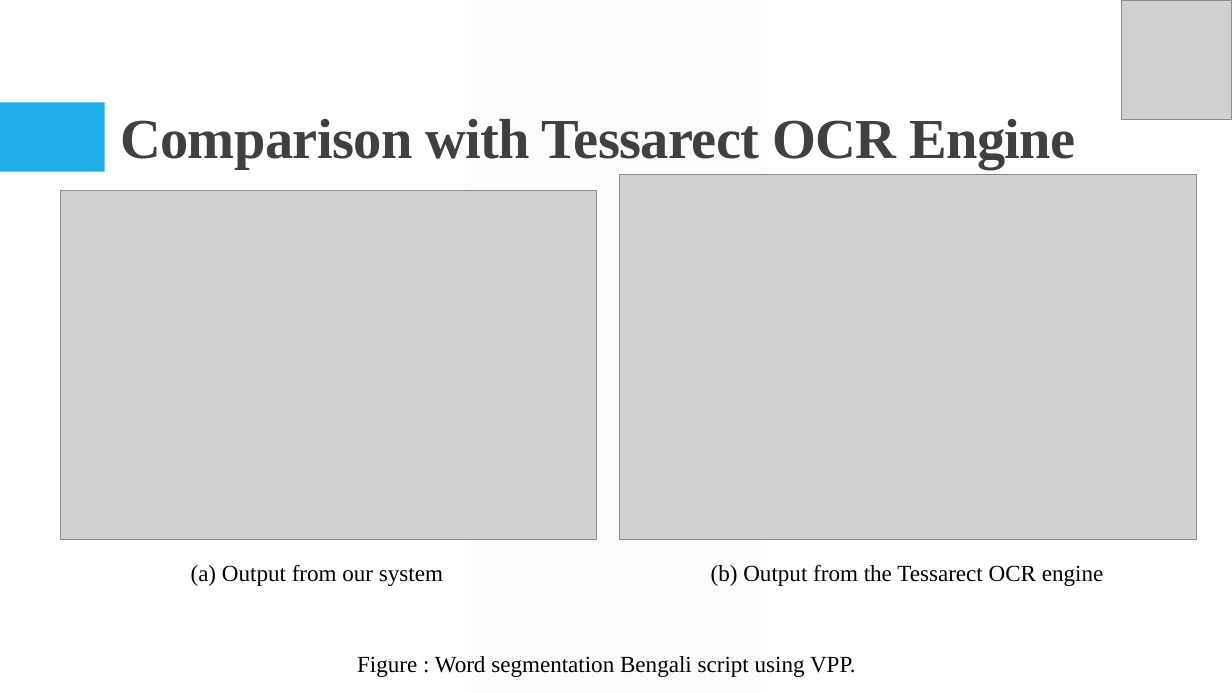
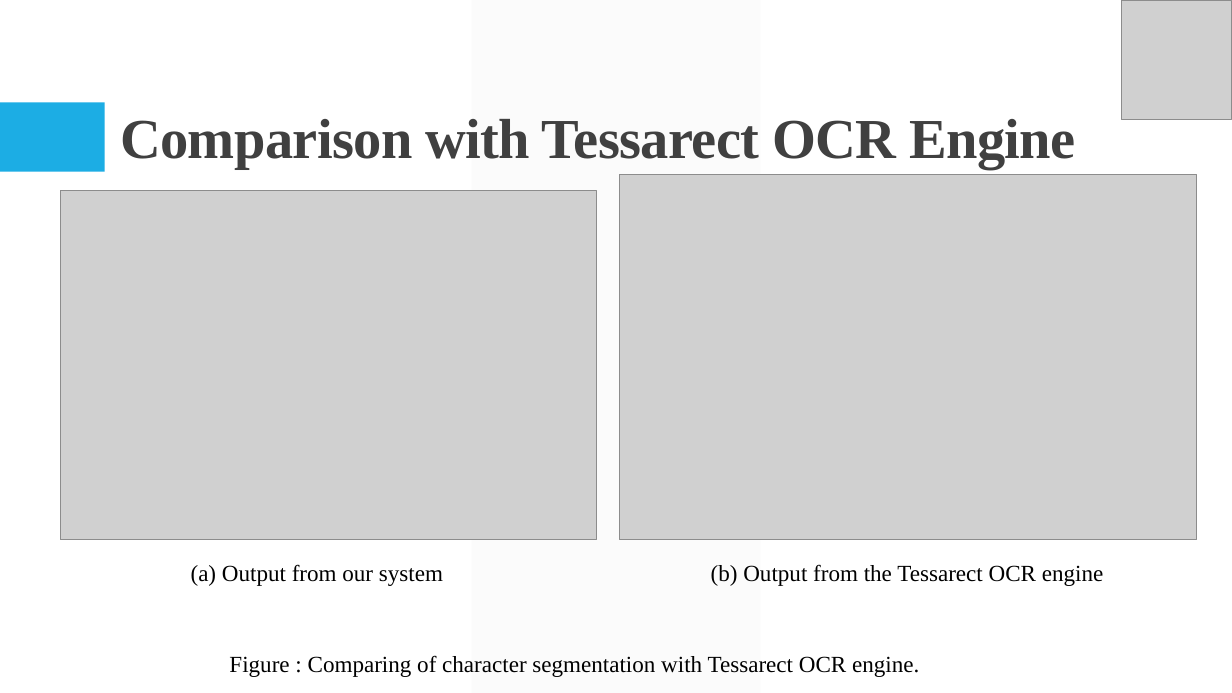
Before and after one commit to Arik096/project, a slide deck: slide 15 of book/puja.pptx. Drawn at 1232x693 pixels with LibreOffice and Linux fonts; fonts in the diff are those of the drawing; grey boxes stand for pictures. Boxes give left, top, right and bottom in pixels: in the first picture for what was removed or moved away, otherwise in the second. Text is boxed around its words. In the diff, an @@ line names an element or a change of style, - is before the commit and + after.

```diff
--- a/book/puja.pptx
+++ b/book/puja.pptx
@@ text at <box>229,655,919,677</box>: text changed @@
-Figure : Word segmentation Bengali script using VPP.
+Figure : Comparing of character segmentation with Tessarect OCR engine.
```
